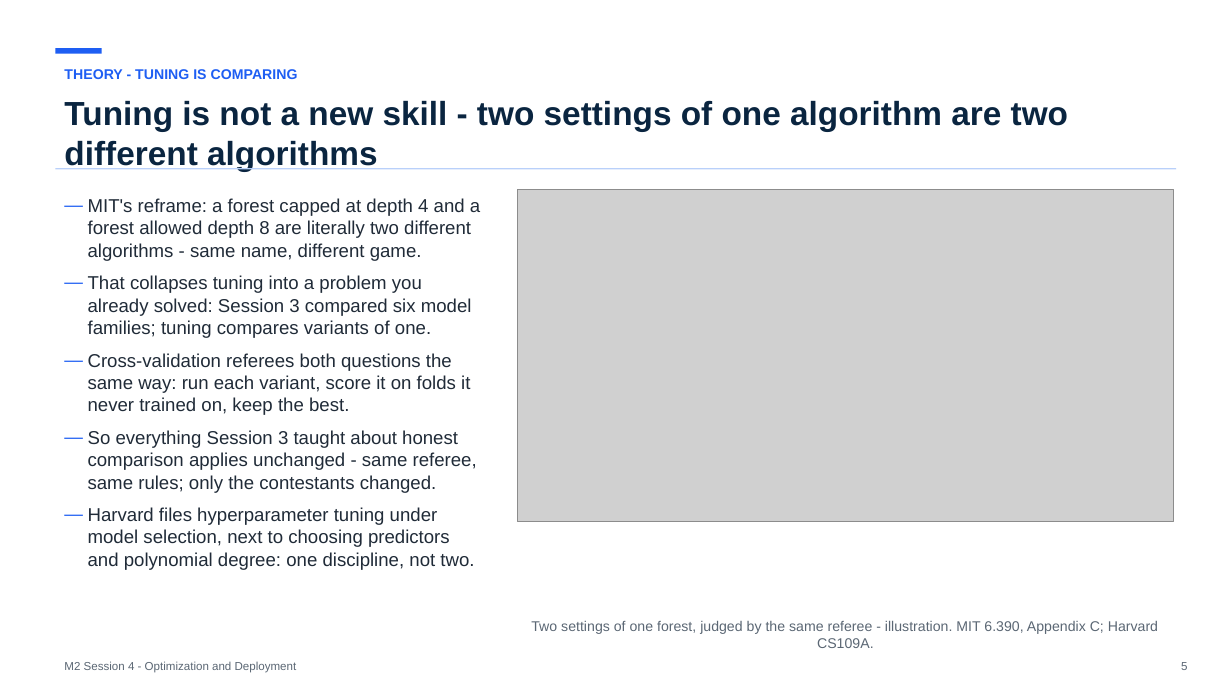
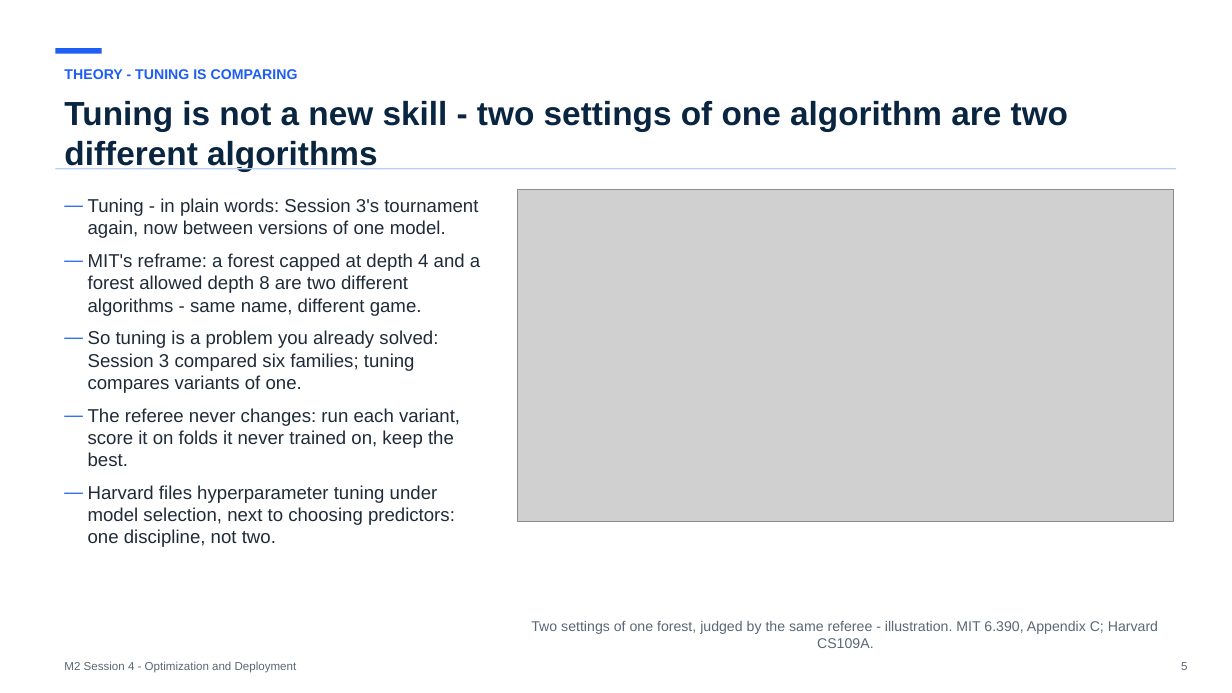
Before and after one commit to koenossendrijver/fontys-tech-exercises, a slide deck: slide 5 of presentations/m2-session-4-optimization-and-deployment.pptx. Drawn at 1232x693 pixels with LibreOffice and Linux fonts; fonts in the diff are those of the drawing; grey boxes stand for pictures. Boxes give left, top, right and bottom in pixels: in the first picture for what was removed or moved away, otherwise in the second. Text is boxed around its words. In the diff, an @@ line names an element or a change of style, - is before the commit and + after.

```diff
--- a/presentations/m2-session-4-optimization-and-deployment.pptx
+++ b/presentations/m2-session-4-optimization-and-deployment.pptx
@@ text at [88, 198, 480, 547]: text changed @@
-— MIT's reframe: a forest capped at depth 4 and a forest allowed depth 8 are literally two different algorithms - same name, different game.
-— That collapses tuning into a problem you already solved: Session 3 compared six model families; tuning compares variants of one.
-— Cross-validation referees both questions the same way: run each variant, score it on folds it never trained on, keep the best.
-— So everything Session 3 taught about honest comparison applies unchanged - same referee, same rules; only the contestants changed.
-— Harvard files hyperparameter tuning under model selection, next to choosing predictors and polynomial degree: one discipline, not two.
+— Tuning - in plain words: Session 3's tournament again, now between versions of one model.
+— MIT's reframe: a forest capped at depth 4 and a forest allowed depth 8 are two different algorithms - same name, different game.
+— So tuning is a problem you already solved: Session 3 compared six families; tuning compares variants of one.
+— The referee never changes: run each variant, score it on folds it never trained on, keep the best.
+— Harvard files hyperparameter tuning under model selection, next to choosing predictors: one discipline, not two.
```
Also in this commit, not shown: 5 other slides changed, 7 other files.
